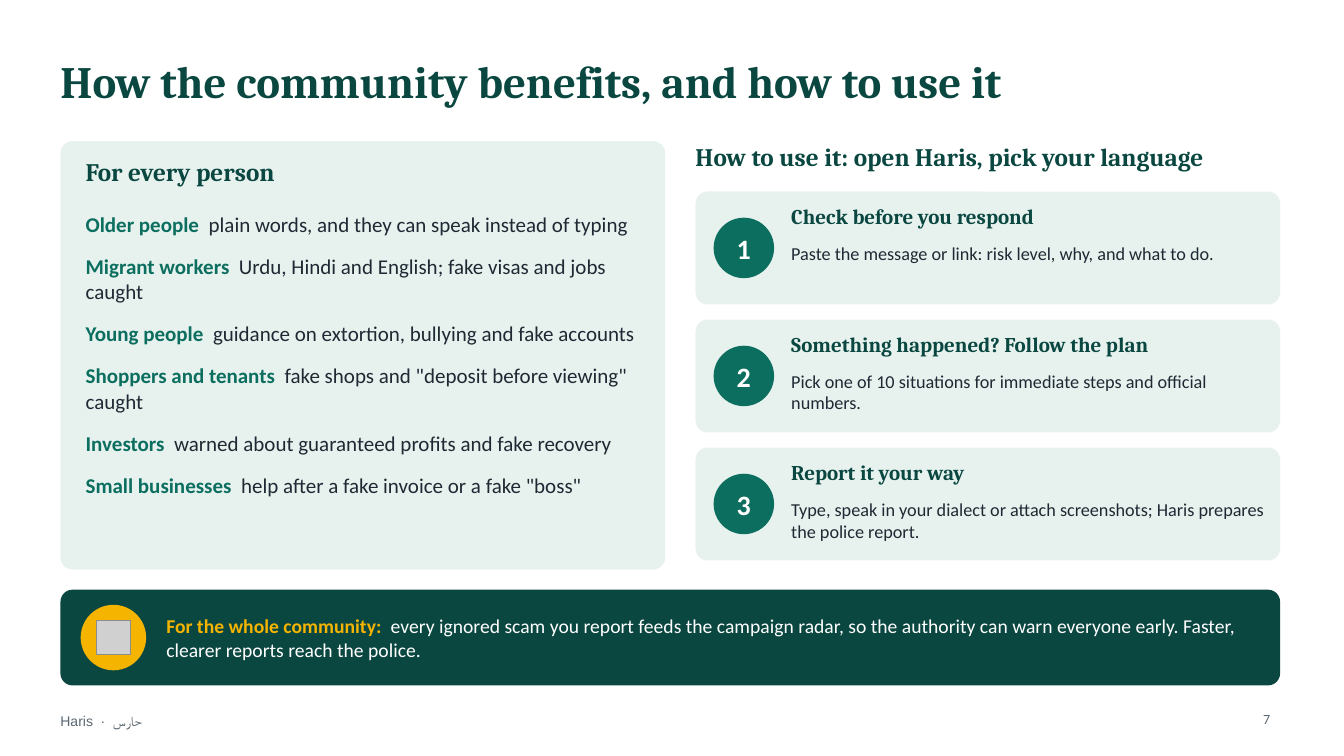
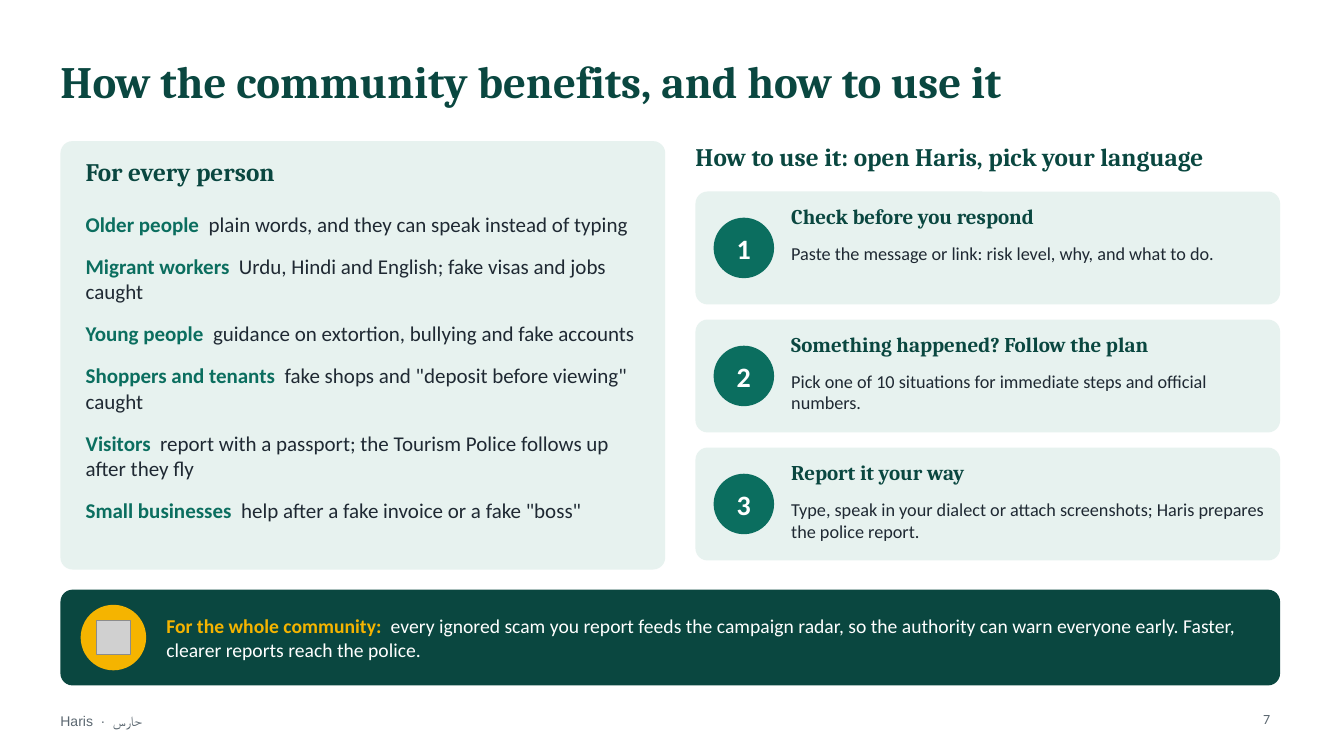
Before and after one commit to mohamedtorky2022/Haris, a slide deck: slide 7 of docs/Haris-presentation.pptx. Drawn at 1344x756 pixels with LibreOffice and Linux fonts; fonts in the diff are those of the drawing; grey boxes stand for pictures. Boxes give left, top, right and bottom in pixels: in the first picture for what was removed or moved away, otherwise in the second. Text is boxed around its words. In the diff, an @@ line names an element or a change of style, - is before the commit and + after.

```diff
--- a/docs/Haris-presentation.pptx
+++ b/docs/Haris-presentation.pptx
@@ text at (86,436,608,480): text changed @@
-Investors warned about guaranteed profits and fake recovery
+Visitors report with a passport; the Tourism Police follows up after they fly
```
Also in this commit, not shown: 5 other slides changed, 1 other file.
